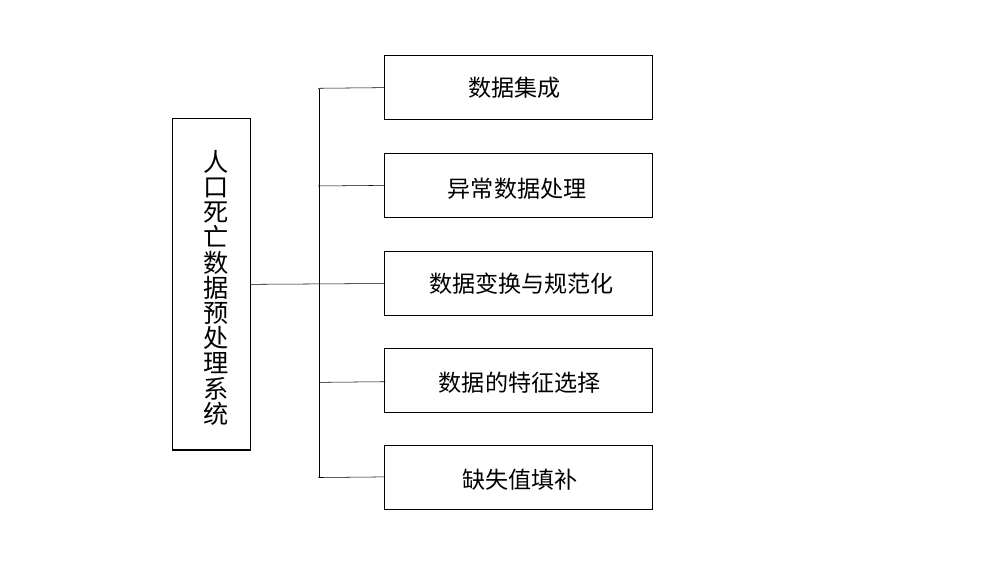
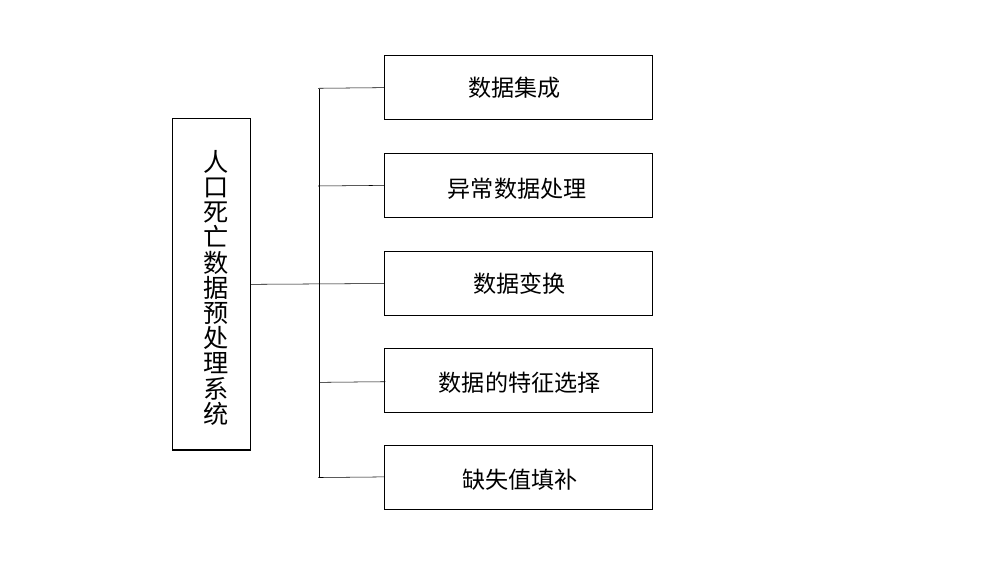
Before and after one commit to shinne/graduation, a slide deck: slide 33 of 毕设论文相关/我的相关/ppt/allPPT.pptx. Drawn at 1008x567 pixels with LibreOffice and Linux fonts; fonts in the diff are those of the drawing. Boxes give left, top, right and bottom in pixels: in the first picture for what was removed or moved away, otherwise in the second. Text is boxed around its words. In the diff, an @@ line names an element or a change of style, - is before the commit and + after.

```diff
--- a/毕设论文相关/我的相关/ppt/allPPT.pptx
+++ b/毕设论文相关/我的相关/ppt/allPPT.pptx
@@ text at [473, 272, 565, 294]: text changed @@
-数据变换与规范化
+数据变换
```
Also in this commit, not shown: 2 slides added, 8 other files.
